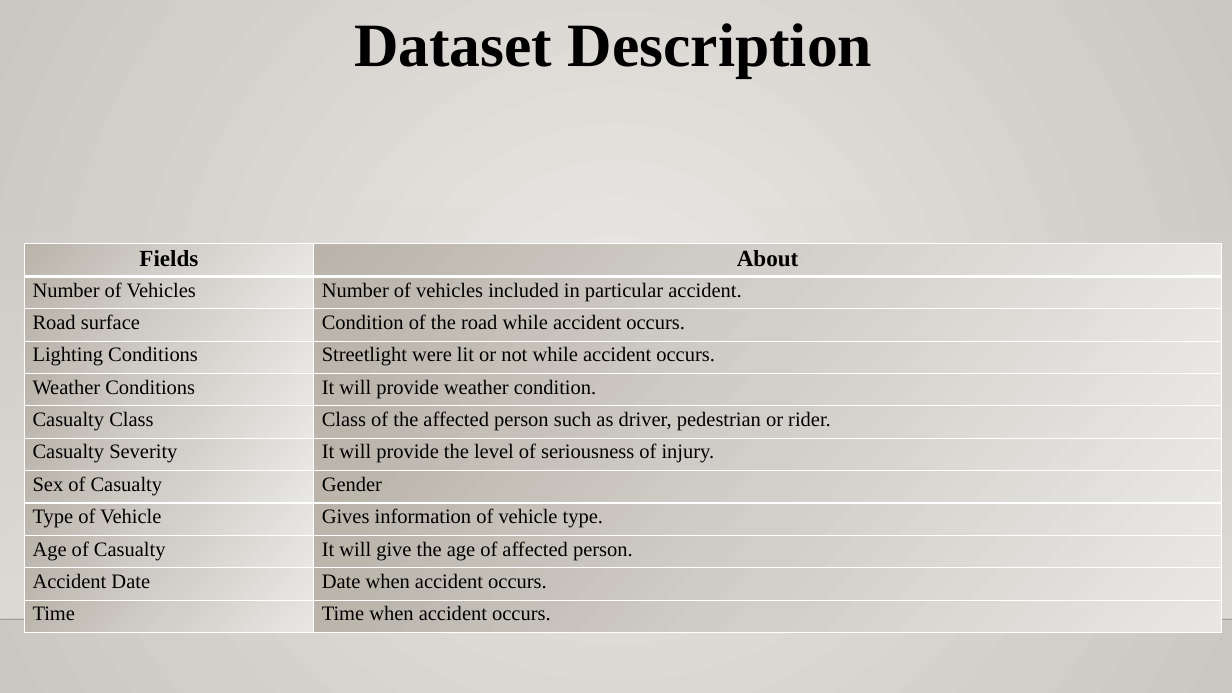
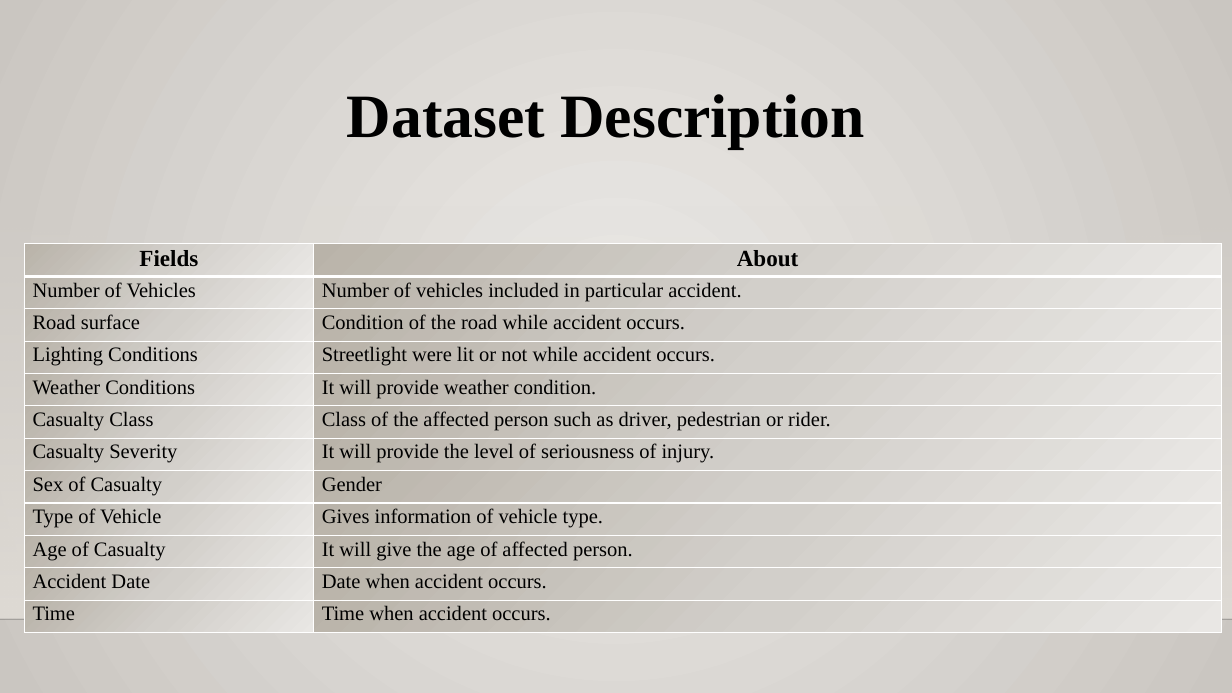
Before and after one commit to rajgabani/DAB-103-006-001, a slide deck: slide 15 of Project.pptx (slide 9 before the commit). Drawn at 1232x693 pixels with LibreOffice and Linux fonts; fonts in the diff are those of the drawing; background and template pictures are left out. Boxes give left, top, right and bottom in pixels: in the first picture for what was removed or moved away, otherwise in the second. Text is boxed around its words. In the diff, an @@ line names an element or a change of style, - is before the commit and + after.

```diff
--- a/Project.pptx
+++ b/Project.pptx
@@ text "Dataset Description": place and size @@
-text "Dataset Description" at (354,23,872,77)
+text "Dataset Description" at (347,94,864,148)
```
Also in this commit, not shown: 20 other slides changed, 29 slides added, 3 slides removed, 1 other file.
